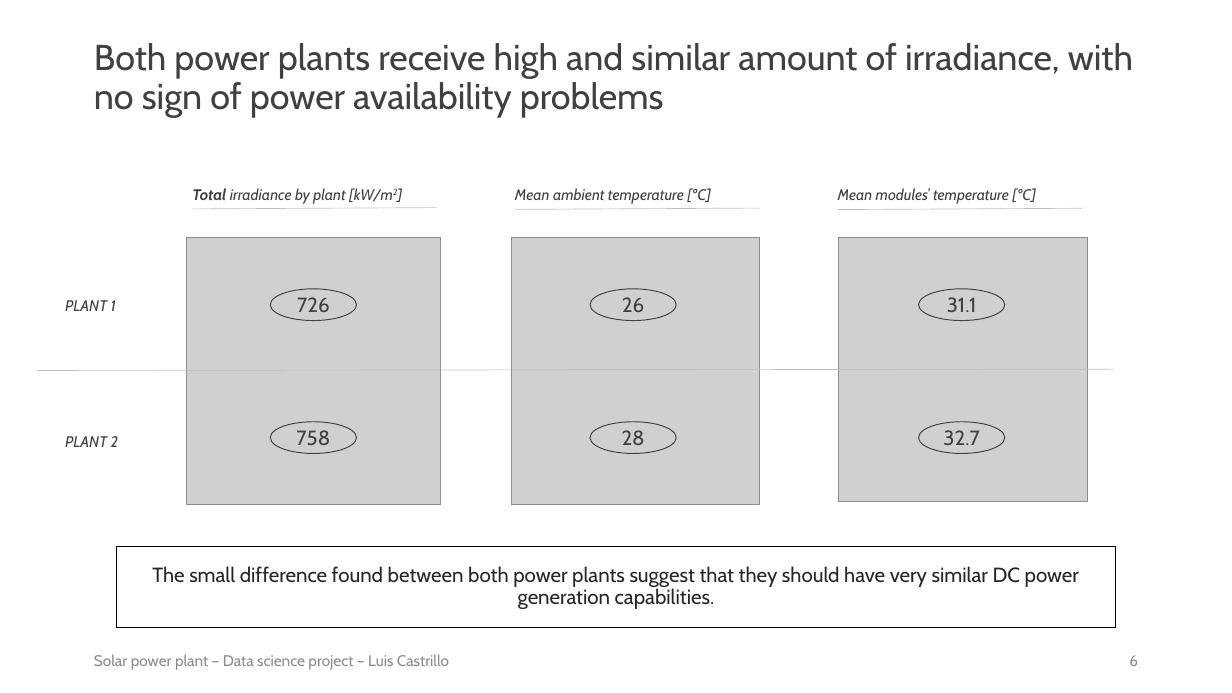
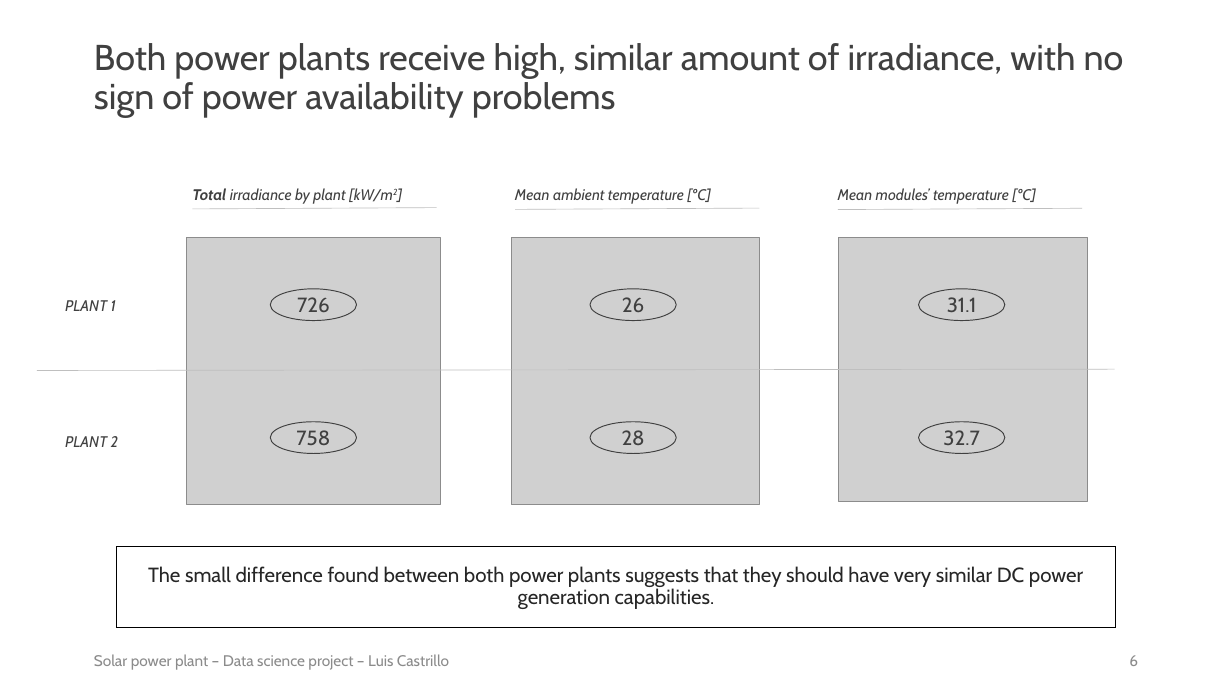
Before and after one commit to luis-cj/data-science-solar-power-plant, a slide deck: slide 6 of solar_power_plant_conclusions.pptx. Drawn at 1232x693 pixels with LibreOffice and Linux fonts; fonts in the diff are those of the drawing; grey boxes stand for pictures. Boxes give left, top, right and bottom in pixels: in the first picture for what was removed or moved away, otherwise in the second. Text is boxed around its words. In the diff, an @@ line names an element or a change of style, - is before the commit and + after.

```diff
--- a/solar_power_plant_conclusions.pptx
+++ b/solar_power_plant_conclusions.pptx
@@ title at (94,43,1124,118): text changed @@
-Both power plants receive high and similar amount of irradiance, with no sign of power availability problems
+Both power plants receive high, similar amount of irradiance, with no sign of power availability problems
@@ text in rectangle at (148,566,1083,609): text changed @@
-The small difference found between both power plants suggest that they should have very similar DC power generation capabilities.
+The small difference found between both power plants suggests that they should have very similar DC power generation capabilities.
```
Also in this commit, not shown: 5 other slides changed, 4 other files.
